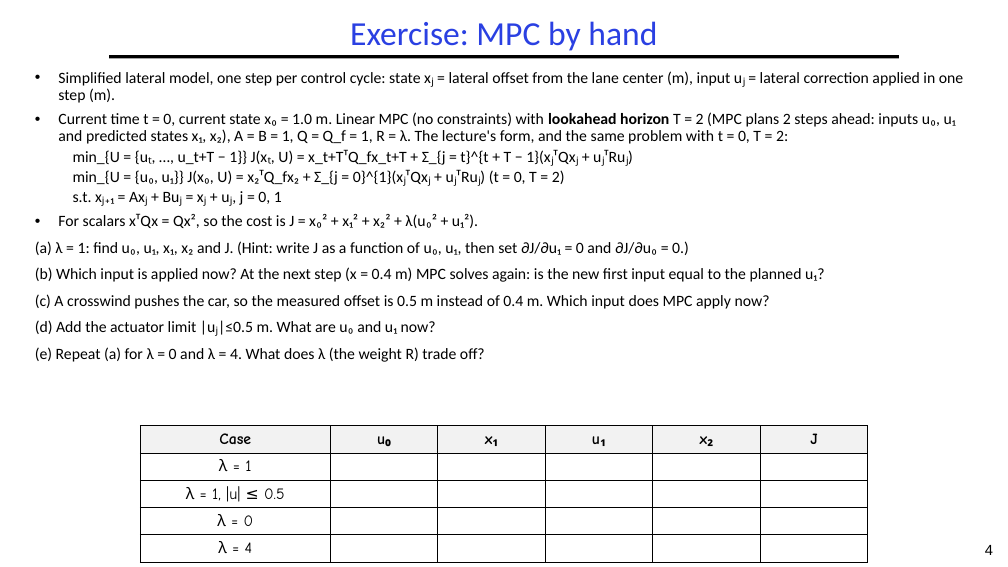
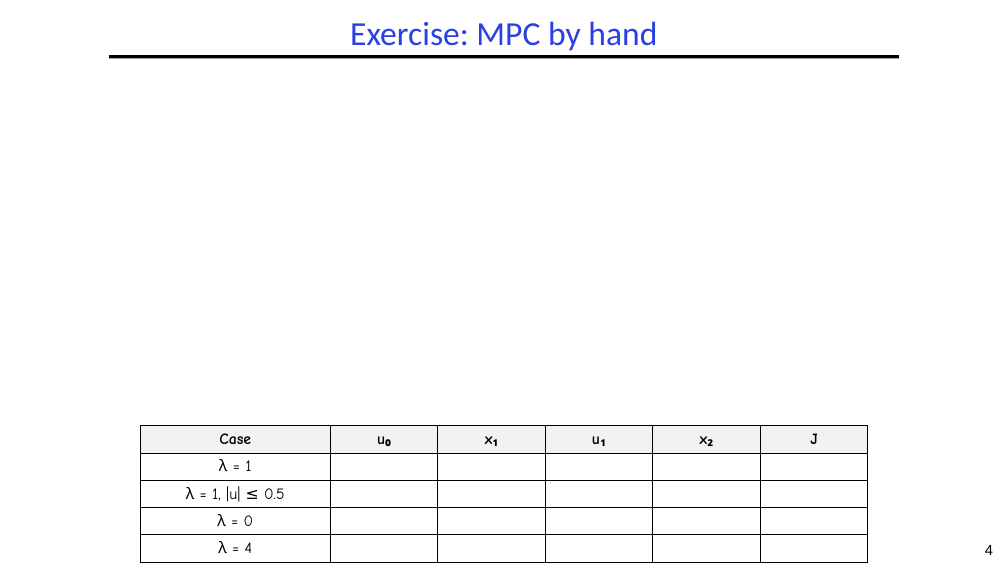
Before and after one commit to guhofstra/CSC144V, a slide deck: slide 4 of Exercises/L8-Exercises ANS.pptx. Drawn at 1008x567 pixels with LibreOffice and Linux fonts; fonts in the diff are those of the drawing; grey boxes stand for pictures. Boxes give left, top, right and bottom in pixels: in the first picture for what was removed or moved away, otherwise in the second. Text is boxed around its words. In the diff, an @@ line names an element or a change of style, - is before the commit and + after.

```diff
--- a/Exercises/L8-Exercises ANS.pptx
+++ b/Exercises/L8-Exercises ANS.pptx
@@ text removed at [35, 71, 963, 362] @@
-• Simplified lateral model, one step per control cycle: state xⱼ = lateral offset from the lane center (m), input uⱼ = lateral correction applied in one step (m).
-• Current time t = 0, current state x₀ = 1.0 m. Linear MPC (no constraints) with lookahead horizon T = 2 (MPC plans 2 steps ahead: inputs u₀, u₁ and predicted states x₁, x₂), A = B = 1, Q = Q_f = 1, R = λ. The lecture's form, and the same problem with t = 0, T = 2:
-min_{U = {uₜ, …, u_t+T − 1}} J(xₜ, U) = x_t+TᵀQ_fx_t+T + Σ_{j = t}^{t + T − 1}(xⱼᵀQxⱼ + uⱼᵀRuⱼ)
-min_{U = {u₀, u₁}} J(x₀, U) = x₂ᵀQ_fx₂ + Σ_{j = 0}^{1}(xⱼᵀQxⱼ + uⱼᵀRuⱼ) (t = 0, T = 2)
-s.t. xⱼ₊₁ = Axⱼ + Buⱼ = xⱼ + uⱼ, j = 0, 1
-• For scalars xᵀQx = Qx², so the cost is J = x₀² + x₁² + x₂² + λ(u₀² + u₁²).
-(a) λ = 1: find u₀, u₁, x₁, x₂ and J. (Hint: write J as a function of u₀, u₁, then set ∂J/∂u₁ = 0 and ∂J/∂u₀ = 0.)
-(b) Which input is applied now? At the next step (x = 0.4 m) MPC solves again: is the new first input equal to the planned u₁?
-(c) A crosswind pushes the car, so the measured offset is 0.5 m instead of 0.4 m. Which input does MPC apply now?
-(d) Add the actuator limit |uⱼ|≤0.5 m. What are u₀ and u₁ now?
-(e) Repeat (a) for λ = 0 and λ = 4. What does λ (the weight R) trade off?
```
Also in this commit, not shown: 8 other slides changed, 1 slide added, 4 other files.
